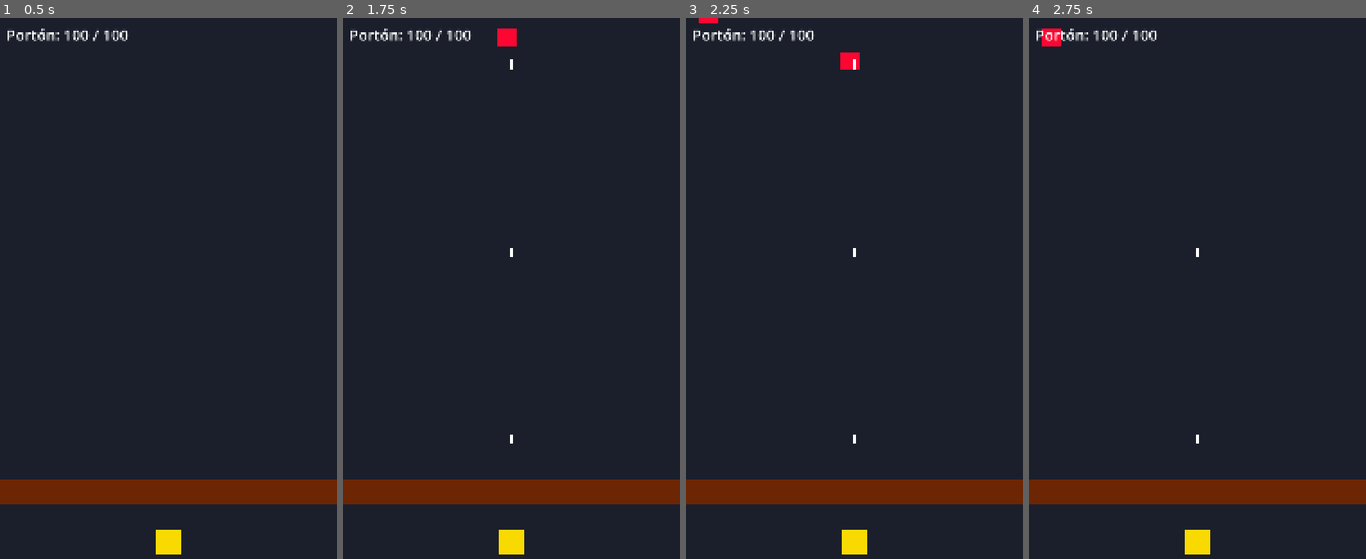
Above: before the commit, frames 1-4 (left to right).
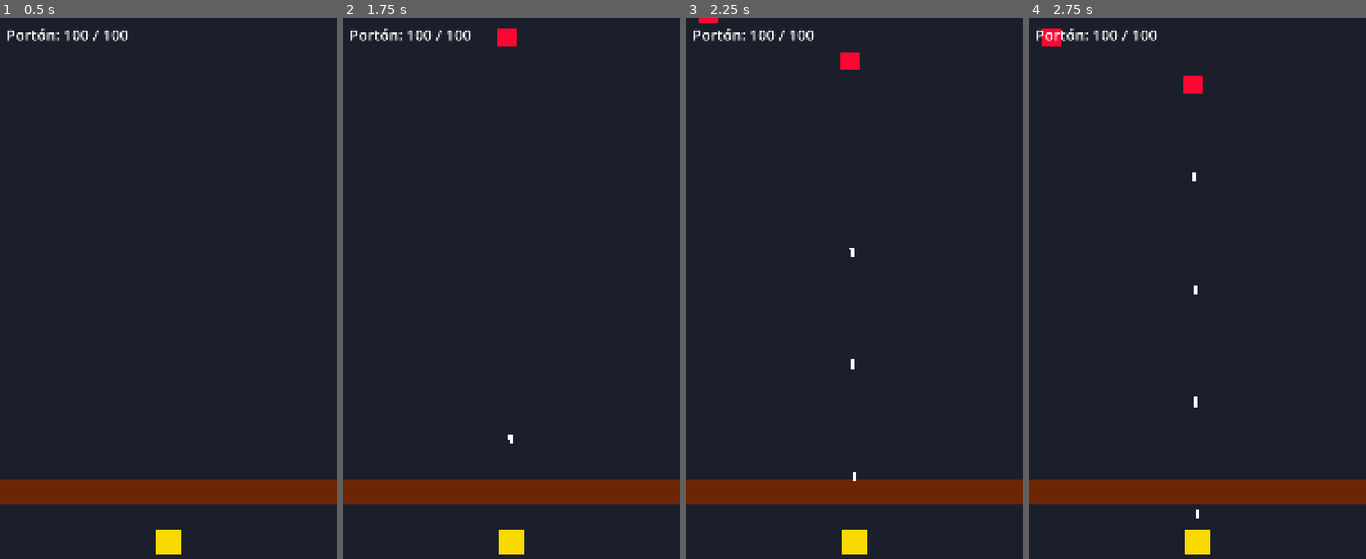
Above: after the commit, the same moments.

Repository: Blazquez-Dev/Gacha-Incremental
Game: Godot game, scene res://scenes/main.tscn
Two runs of this game, one before a commit and one after it. Both use one fixed random seed, a clock stepped at 60 frames per second and the inputs below.
Inputs:
- Up to frame 1 (0.5 s): no input
- Up to frame 2 (1.75 s): tap Enter at 0.5 s; tap Space at 1.25 s
- Up to frame 3 (2.25 s): no input
- Up to frame 4 (2.75 s): no input

Frame 1 is identical in both runs. In frame 2, less than 0.1% of the frame differs, in the area x 48-51%, y 7-78%; in frame 3, less than 0.1%; in frame 4, 0.3%, in the area x 45-52%, y 10-93%.

Commit message:
etapa 5, disparo selectivo

Diff:
--- a/gacha-incremental/scenes/hero.tscn
+++ b/gacha-incremental/scenes/hero.tscn
@@ -6,6 +6,7 @@
 [node name="Hero" type="Node2D" unique_id=1003991837]
 script = ExtResource("1_3uyx6")
 bullet_scene = ExtResource("2_yvbpl")
+fire_rate = 0.3
 
 [node name="Body" type="ColorRect" parent="." unique_id=2091470060]
 offset_left = -40.0
--- a/gacha-incremental/scripts/bullet.gd
+++ b/gacha-incremental/scripts/bullet.gd
@@ -2,13 +2,15 @@
 
 var speed := 1200.0
 var damage := 1
+var direction := Vector2.UP
 
 func _ready():
+	rotation = direction.angle() + PI / 2
 	area_entered.connect(_on_area_entered)
 
 func _process(delta):
-	position.y -= speed * delta
-	if position.y < -100:
+	position += direction * speed * delta
+	if position.y < -100 or position.y > 2000 or position.x < -100 or position.x > 1180:
 		queue_free()
 
 func _on_area_entered(area):
--- a/gacha-incremental/scripts/hero.gd
+++ b/gacha-incremental/scripts/hero.gd
@@ -10,7 +10,23 @@
 	timer.timeout.connect(_shoot)
 	timer.start()
 
+func _get_target():
+	var target = null
+	for enemy in get_tree().get_nodes_in_group("enemies"):
+		if enemy.position.y < 0:
+			continue
+		if target == null or enemy.position.y > target.position.y:
+			target = enemy
+	return target
+
 func _shoot():
+	var target = _get_target()
+	if target == null:
+		return
+	var origin = global_position + Vector2(0, -50)
 	var bullet = bullet_scene.instantiate()
-	bullet.position = global_position + Vector2(0, -50)
+	var travel_time = origin.distance_to(target.global_position) / bullet.speed
+	var aim_point = target.global_position + Vector2(0, target.speed * travel_time)
+	bullet.position = origin
+	bullet.direction = (aim_point - origin).normalized()
 	get_parent().add_child(bullet)
